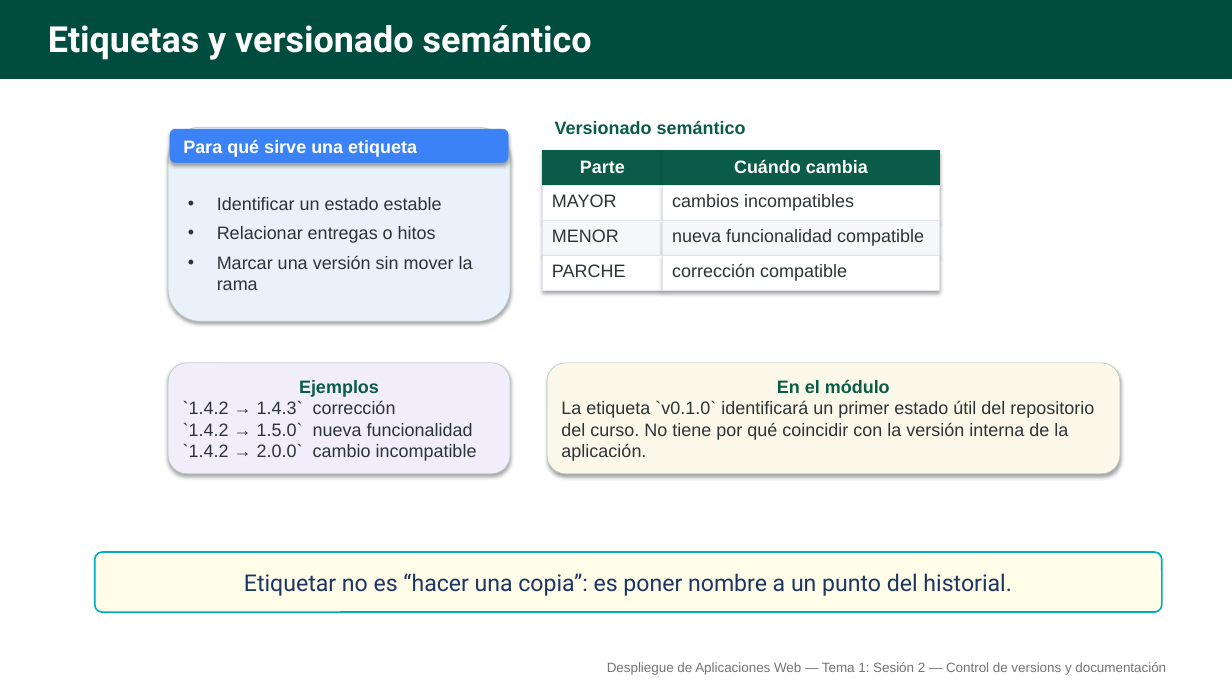
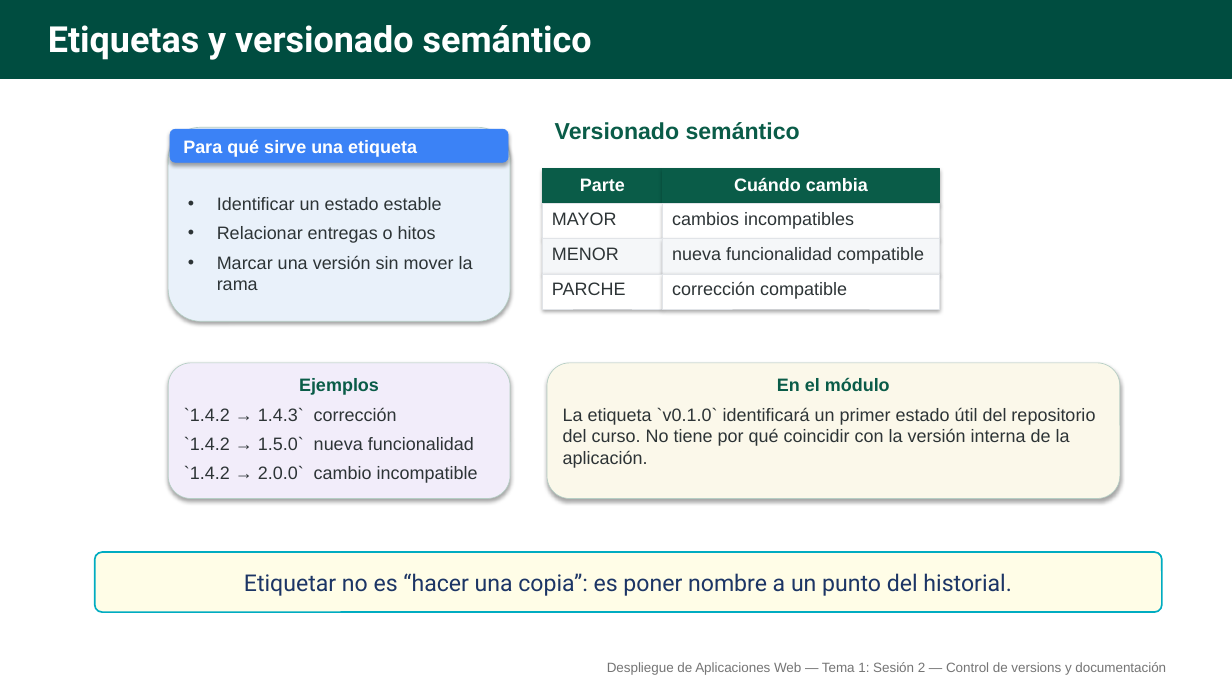
Before and after one commit to alejandroroig/despliegue-daw, a slide deck: slide 13 of docs/tema1/diapositivas/control_versiones_documentacion.pptx. Drawn at 1232x693 pixels with LibreOffice and Linux fonts; fonts in the diff are those of the drawing. Boxes give left, top, right and bottom in pixels: in the first picture for what was removed or moved away, otherwise in the second. Text is boxed around its words. In the diff, an @@ line names an element or a change of style, - is before the commit and + after.

```diff
--- a/docs/tema1/diapositivas/control_versiones_documentacion.pptx
+++ b/docs/tema1/diapositivas/control_versiones_documentacion.pptx
@@ text "Versionado semántico" at bbox=[555, 122, 800, 140]: size 14 to 18 pt @@
@@ text "Parte": place and size @@
-text "Parte" at bbox=[580, 160, 625, 173]
+text "Parte" at bbox=[580, 178, 625, 191]
@@ text "Cuándo cambia": place and size @@
-text "Cuándo cambia" at bbox=[734, 159, 868, 173]
+text "Cuándo cambia" at bbox=[734, 177, 868, 191]
@@ 8 rectangles, 6 texts: place and size @@
-8 rectangles, 6 texts at bbox=[543, 151, 940, 291]
+8 rectangles, 6 texts at bbox=[543, 169, 940, 310]
@@ rounded rectangle "Ejemplos" at bbox=[168, 363, 510, 499]: more space between paragraphs; vertical alignment middle to top @@
@@ rounded rectangle "Ejemplos": place and size @@
-rounded rectangle "Ejemplos" at bbox=[168, 363, 510, 474]
+rounded rectangle "Ejemplos" at bbox=[168, 363, 510, 499]
@@ rounded rectangle "En el módulo": place and size @@
-rounded rectangle "En el módulo" at bbox=[547, 363, 1120, 474]
+rounded rectangle "En el módulo" at bbox=[547, 363, 1120, 499]
@@ rounded rectangle "En el módulo" at bbox=[547, 363, 1120, 499]: more space between paragraphs; vertical alignment middle to top @@
```
Also in this commit, not shown: 3 other slides changed, 1 slide added, 1 other file.
